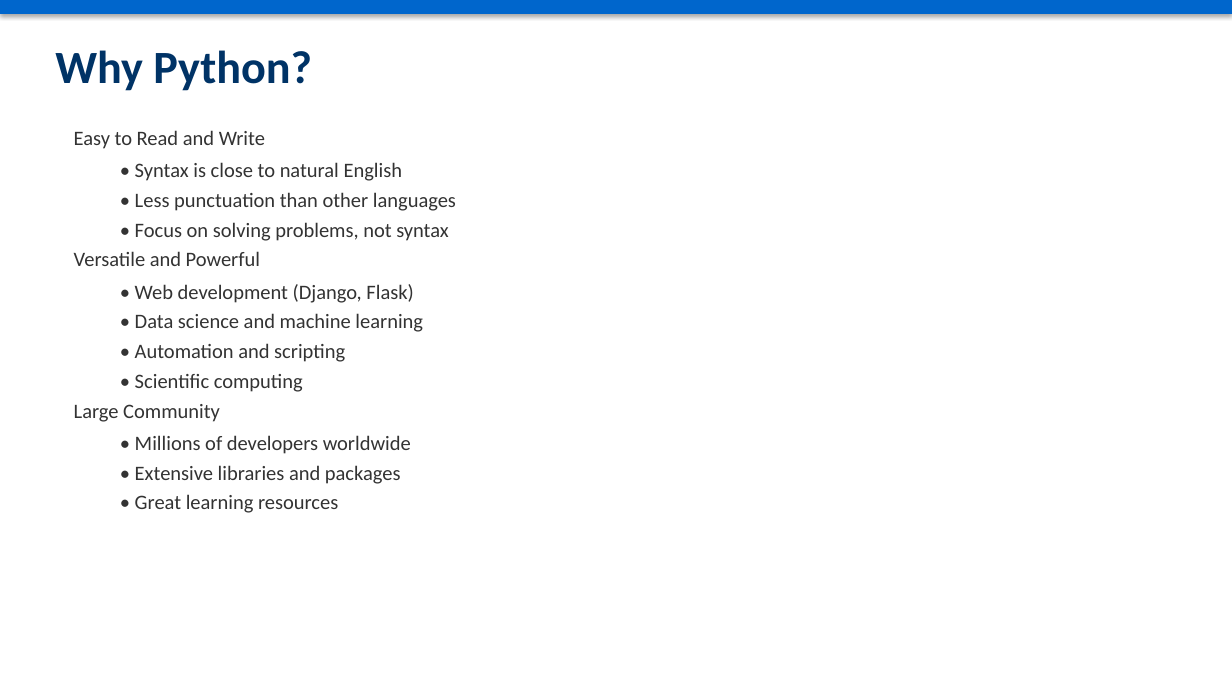
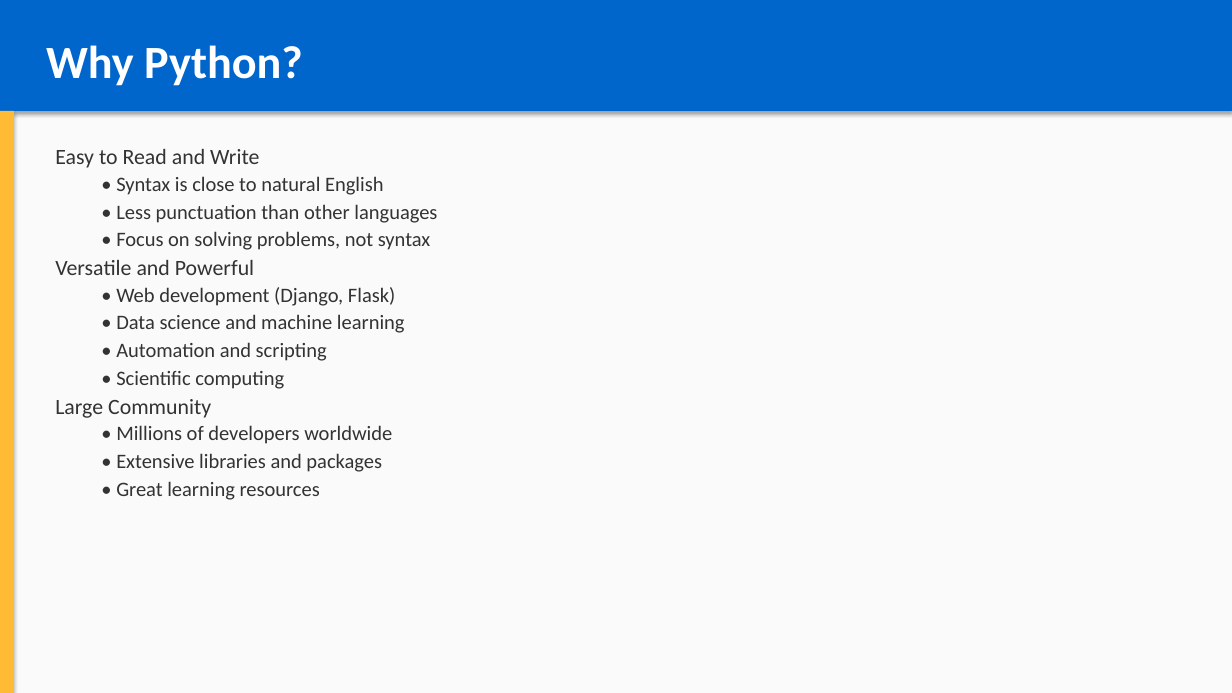
Before and after one commit to YouROS12/courses, a slide deck: slide 3 of python_course/chapter_01_introduction/introduction_to_python.pptx. Drawn at 1232x693 pixels with LibreOffice and Linux fonts; fonts in the diff are those of the drawing. Boxes give left, top, right and bottom in pixels: in the first picture for what was removed or moved away, otherwise in the second. Text is boxed around its words. In the diff, an @@ line names an element or a change of style, - is before the commit and + after.

```diff
--- a/python_course/chapter_01_introduction/introduction_to_python.pptx
+++ b/python_course/chapter_01_introduction/introduction_to_python.pptx
@@ rectangle: place and size @@
-rectangle at [0,0,1232,14]
+rectangle at [0,0,1232,111]
@@ rectangle at [0,0,1232,693]: fill #FFFFFF to #FAFAFA @@
@@ text "Why Python?": place and size @@
-text "Why Python?" at [55,50,312,91]
+text "Why Python?" at [46,45,303,86]
@@ text "Why Python?" at [46,45,303,86]: text colour #003366 to #FFFFFF @@
@@ rectangle added at [0,111,14,693], fill #FFBB33 @@
@@ text added at [55,149,259,168], 17 pt, text #333333 @@
+Easy to Read and Write
@@ text removed at [74,130,456,513] @@
-Easy to Read and Write
-  • Syntax is close to natural English
-  • Less punctuation than other languages
-  • Focus on solving problems, not syntax
-Versatile and Powerful
-  • Web development (Django, Flask)
-  • Data science and machine learning
-  • Automation and scripting
-  • Scientific computing
-Large Community
-  • Millions of developers worldwide
-  • Extensive libraries and packages
-  • Great learning resources
@@ text added at [116,176,384,195], 16 pt, text #333333 @@
+  • Syntax is close to natural English
@@ text added at [116,204,437,223], 16 pt, text #333333 @@
+  • Less punctuation than other languages
@@ text added at [116,231,431,250], 16 pt, text #333333 @@
+  • Focus on solving problems, not syntax
@@ text added at [55,260,254,275], 17 pt, text #333333 @@
+Versatile and Powerful
@@ text added at [116,287,395,306], 16 pt, text #333333 @@
+  • Web development (Django, Flask)
@@ text added at [116,314,405,333], 16 pt, text #333333 @@
+  • Data science and machine learning
@@ text added at [116,342,327,361], 16 pt, text #333333 @@
+  • Automation and scripting
@@ text added at [116,371,284,389], 16 pt, text #333333 @@
+  • Scientific computing
@@ text added at [55,399,211,418], 17 pt, text #333333 @@
+Large Community
@@ text added at [116,425,392,444], 16 pt, text #333333 @@
+  • Millions of developers worldwide
@@ text added at [116,453,382,472], 16 pt, text #333333 @@
+  • Extensive libraries and packages
@@ text added at [116,481,320,500], 16 pt, text #333333 @@
+  • Great learning resources
```
Also in this commit, not shown: 12 other slides changed, 3 slides added, 10 other files.
